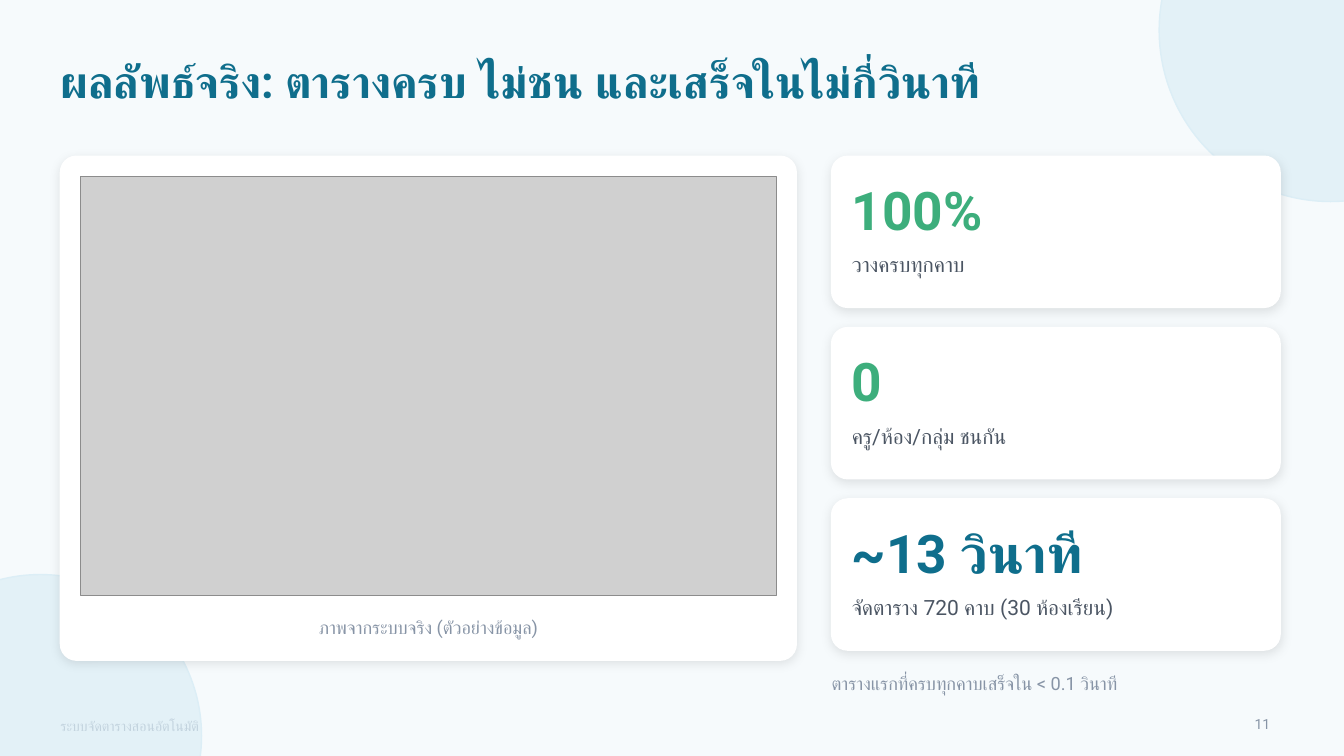
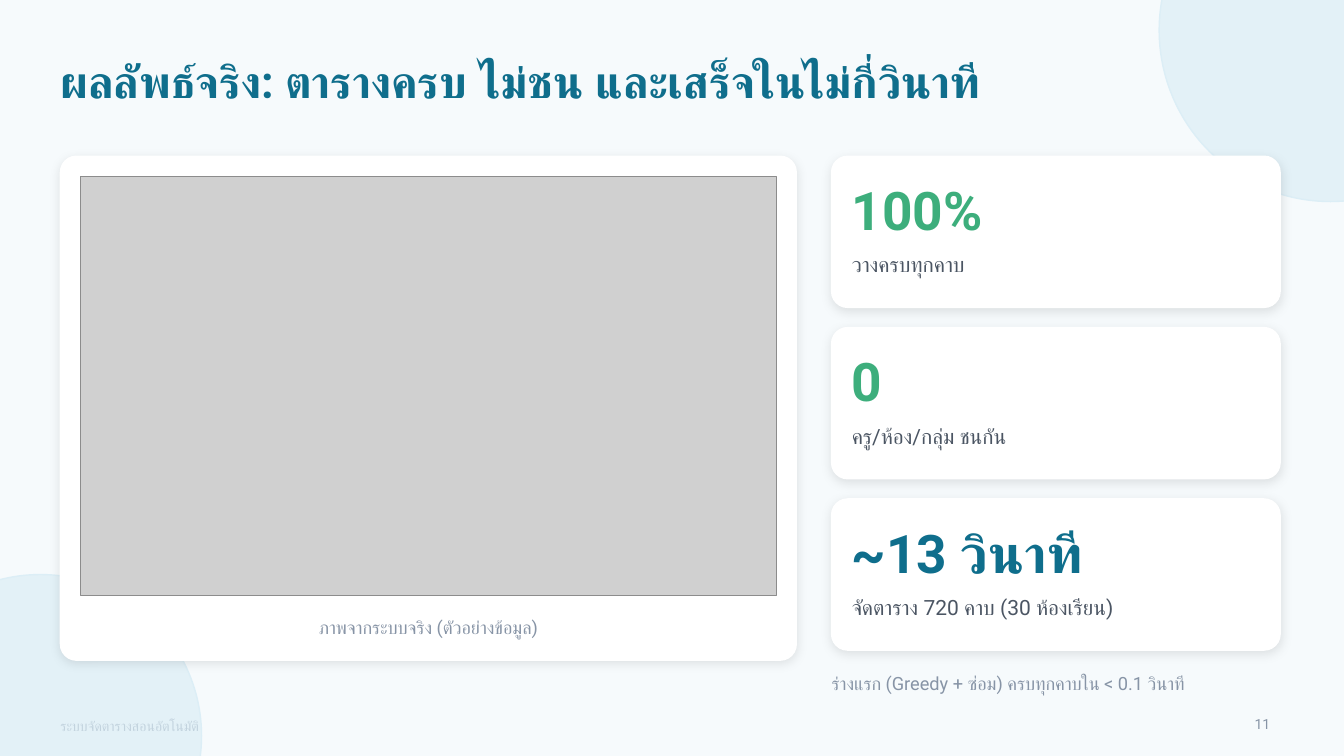
Before and after one commit to marnlop3-vcv/ttauto, a slide deck: slide 11 of docs/presentation/simple/timetable-simple.pptx. Drawn at 1344x756 pixels with LibreOffice and Linux fonts; fonts in the diff are those of the drawing; grey boxes stand for pictures. Boxes give left, top, right and bottom in pixels: in the first picture for what was removed or moved away, otherwise in the second. Text is boxed around its words. In the diff, an @@ line names an element or a change of style, - is before the commit and + after.

```diff
--- a/docs/presentation/simple/timetable-simple.pptx
+++ b/docs/presentation/simple/timetable-simple.pptx
@@ text at [832,676,1185,696]: text changed @@
-ตารางแรกที่ครบทุกคาบเสร็จใน < 0.1 วินาที
+ร่างแรก (Greedy + ซ่อม) ครบทุกคาบใน < 0.1 วินาที
```
Also in this commit, not shown: 1 other slide changed, 16 other files.
